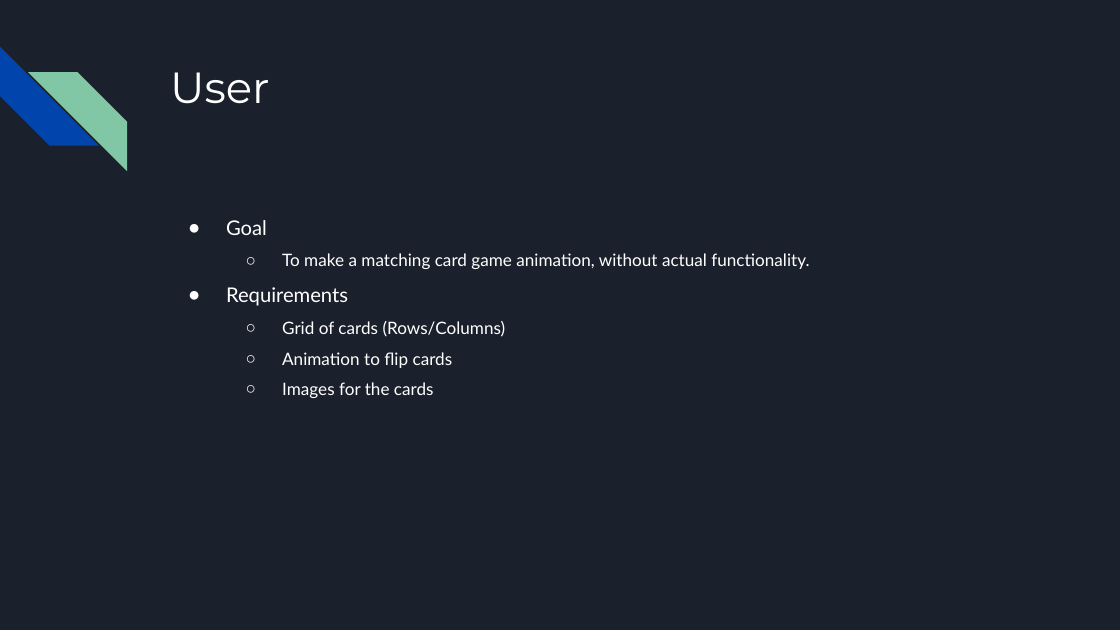
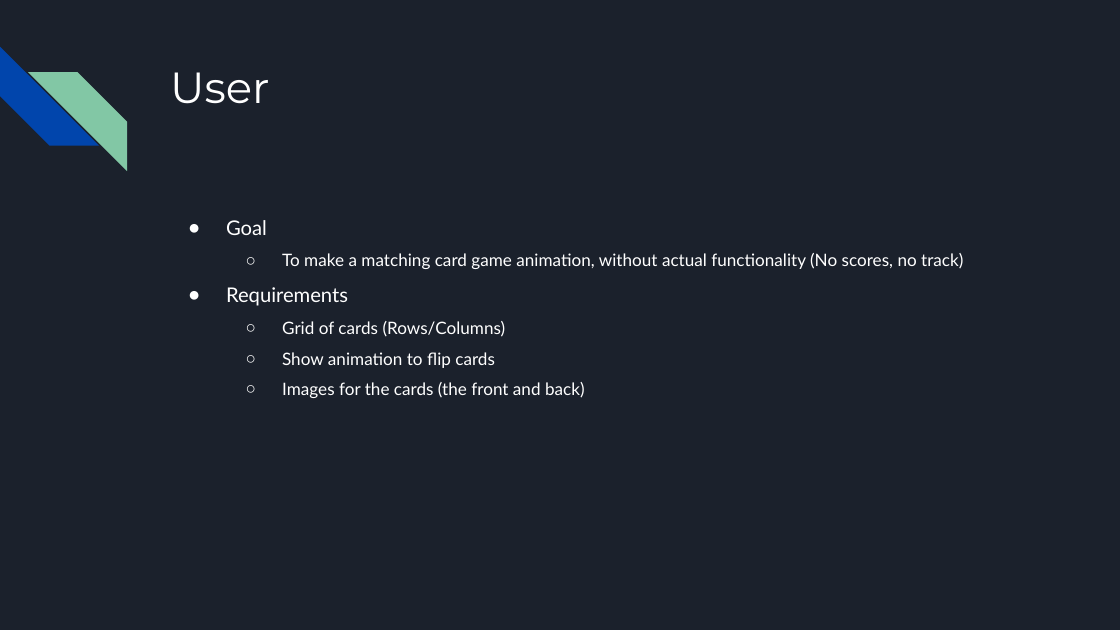
Before and after one commit to GSU-Web-Programming-Fall2020/Matching_Game, a slide deck: slide 2 of Web Prog Project 1.pptx. Drawn at 1120x630 pixels with LibreOffice and Linux fonts; fonts in the diff are those of the drawing. Boxes give left, top, right and bottom in pixels: in the first picture for what was removed or moved away, otherwise in the second. Text is boxed around its words. In the diff, an @@ line names an element or a change of style, - is before the commit and + after.

```diff
--- a/Web Prog Project 1.pptx
+++ b/Web Prog Project 1.pptx
@@ text at [282, 253, 963, 269]: text changed @@
-  ○ To make a matching card game animation, without actual functionality.
+  ○ To make a matching card game animation, without actual functionality (No scores, no track)
@@ text at [282, 352, 585, 398]: text changed @@
-  ○ Animation to flip cards
-  ○ Images for the cards
+  ○ Show animation to flip cards
+  ○ Images for the cards (the front and back)
```
Also in this commit, not shown: 3 other slides changed.
